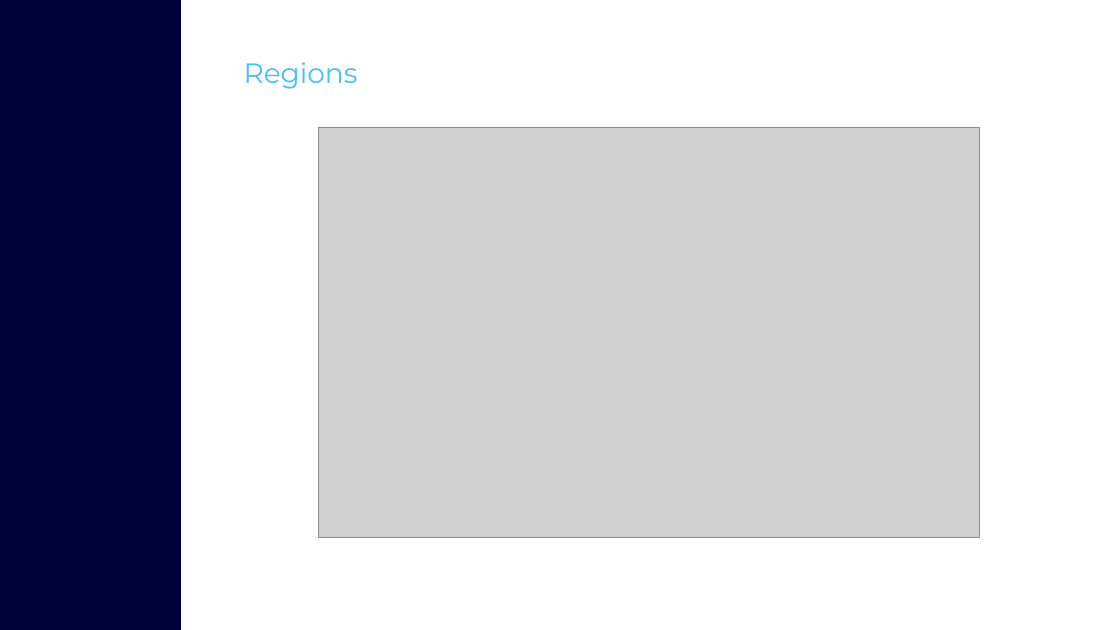
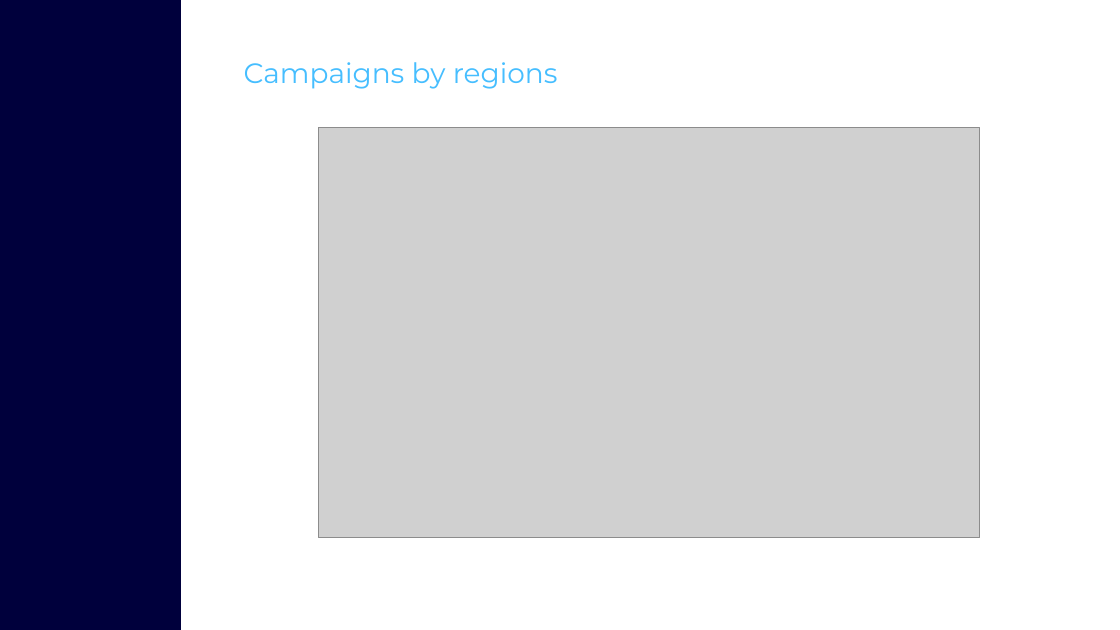
Before and after one commit to koloktos/marketing-campaign-analysis, a slide deck: slide 6 of Module1_Final_Project.pptx. Drawn at 1120x630 pixels with LibreOffice and Linux fonts; fonts in the diff are those of the drawing; grey boxes stand for pictures. Boxes give left, top, right and bottom in pixels: in the first picture for what was removed or moved away, otherwise in the second. Text is boxed around its words. In the diff, an @@ line names an element or a change of style, - is before the commit and + after.

```diff
--- a/Module1_Final_Project.pptx
+++ b/Module1_Final_Project.pptx
@@ text at (x1=244, y1=62, x2=558, y2=89): text changed @@
-Regions
+Campaigns by regions
```
Also in this commit, not shown: 4 other slides changed, 3 slides added, 2 slides removed, 3 other files.
